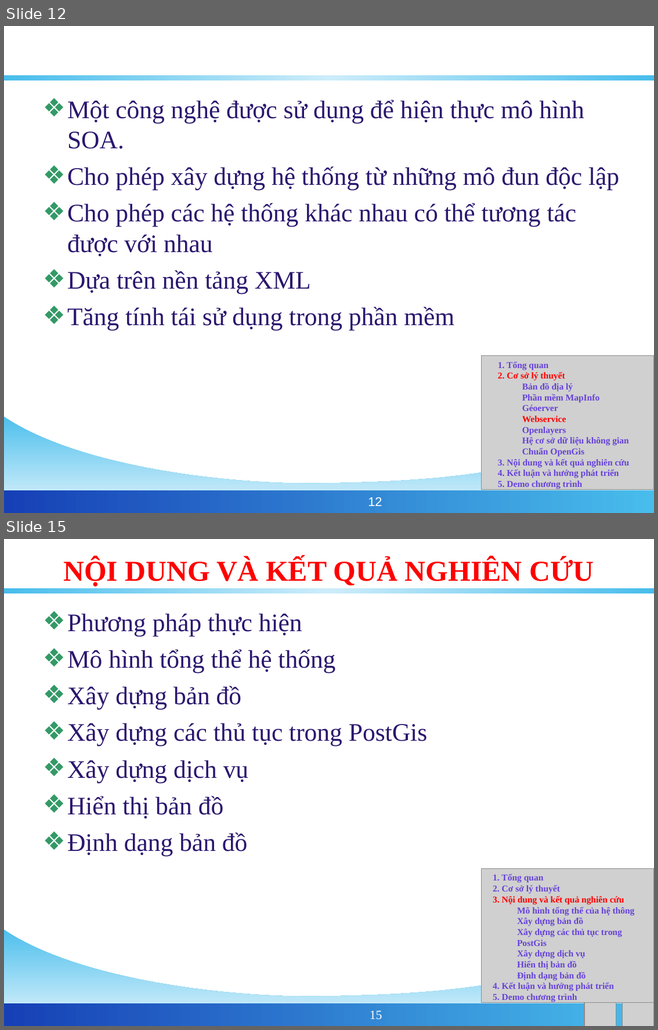
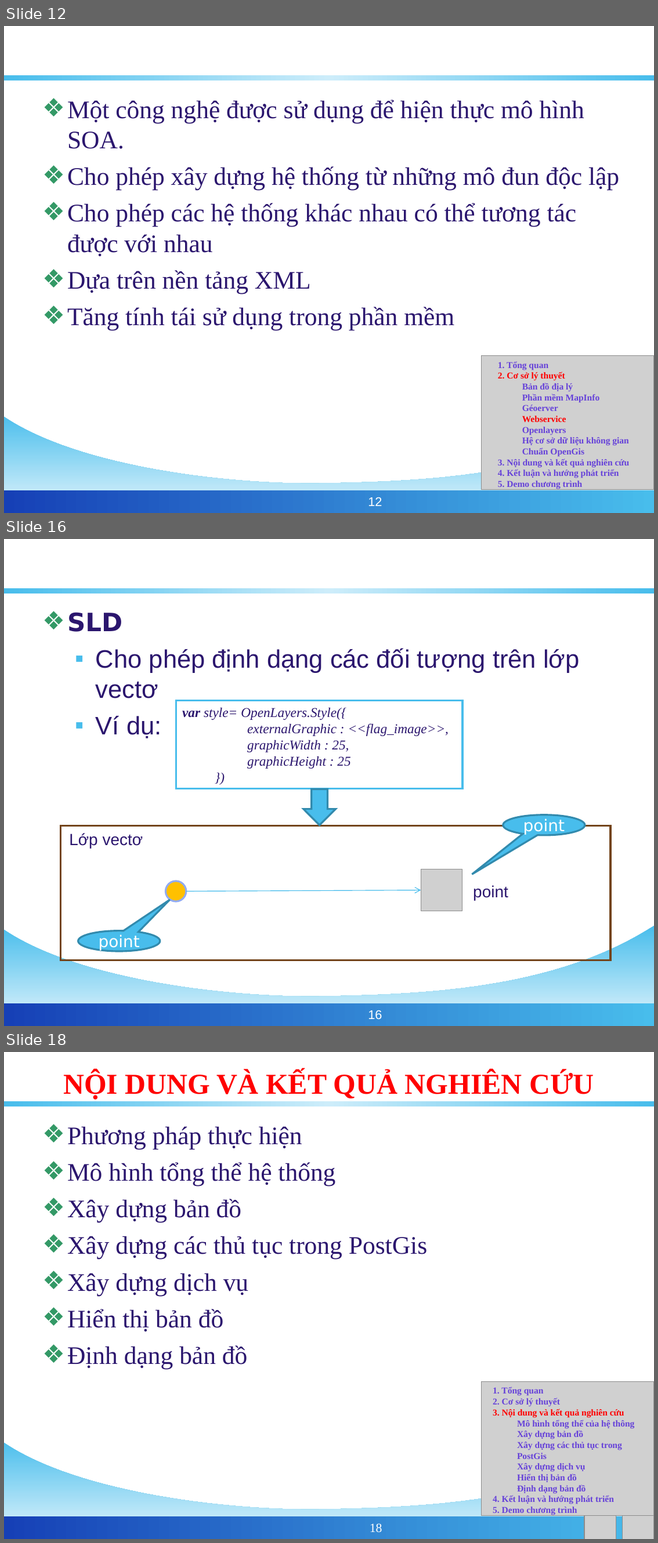
Before and after one commit to phamngsinh/cantho-webgis, a slide deck: Document/Bao Cao/BaoCaoLuanVan.ppt. Shown one above the other, each under a label of ours: slides 12 and 15 before the commit, slides 12, 16 and 18 after it; the slides between them are not shown. The pictures are 658x1030 and 658x1543 pixels, drawn with LibreOffice and Linux fonts; fonts in the diff are those of the drawing; grey boxes stand for pictures; background and template pictures are left out. Boxes give left, top, right and bottom in pixels: in the first picture for what was removed or moved away, otherwise in the second. Text is boxed around its words. In the diff, an @@ line names an element or a change of style, - is before the commit and + after.

```diff
--- a/Document/Bao Cao/BaoCaoLuanVan.ppt
+++ b/Document/Bao Cao/BaoCaoLuanVan.ppt
@@ slide 16 added at (x1=4, y1=539, x2=654, y2=1026), background #FFFFFF; not listed: 3 template elements that a slide beside it also shows @@
@@ title added at (x1=36, y1=549, x2=621, y2=589), 32 pt, text #FFFFFF, bold @@
+OPENLAYERS
@@ text added at (x1=67, y1=612, x2=579, y2=739), 28 pt, text #2B166E @@
+❖ SLD
+  ▪ Cho phép định dạng các đối tượng trên lớp vectơ
+  ▪ Ví dụ:
@@ rectangle added at (x1=176, y1=701, x2=462, y2=788), fill #FFFFFF, outline #48BDEC 2.01 pt, 15 pt, text #2B166E, italic @@
+var style= OpenLayers.Style({
+    externalGraphic : <<flag_image>>,
+    graphicWidth : 25,
+    graphicHeight : 25
+  })
@@ down arrow added at (x1=303, y1=789, x2=336, y2=825), fill #48BDEC, outline #328AAD 2.01 pt @@
@@ speech bubble added at (x1=503, y1=815, x2=585, y2=835), fill #48BDEC, outline #328AAD 2.01 pt, 18 pt, text #FFFFFF @@
+point
@@ rectangle added at (x1=60, y1=826, x2=610, y2=961), outline #73441A 2.01 pt @@
@@ text added at (x1=69, y1=833, x2=143, y2=848), 18 pt, text #2B166E @@
+Lớp vectơ
@@ ellipse added at (x1=166, y1=881, x2=187, y2=901), fill #FFC000, outline #92ABF2 2.01 pt @@
@@ picture added at (x1=420, y1=870, x2=462, y2=911) @@
@@ text added at (x1=473, y1=885, x2=508, y2=900), 18 pt, text #2B166E @@
+point
@@ arrow added from (186, 891) to (420, 890), #42BAEB 0.74 pt @@
@@ speech bubble added at (x1=78, y1=931, x2=160, y2=951), fill #48BDEC, outline #328AAD 2.01 pt, 18 pt, text #FFFFFF @@
+point
@@ page number added at (x1=368, y1=1011, x2=382, y2=1019), 14 pt, text #FFFFFF @@
+16
@@ what was slide 15 is now slide 18 @@
@@ page number at (x1=369, y1=1524, x2=382, y2=1532): text changed @@
-15
+18
```
Also in this commit, not shown: 4 slides changed, 2 other slides added.
